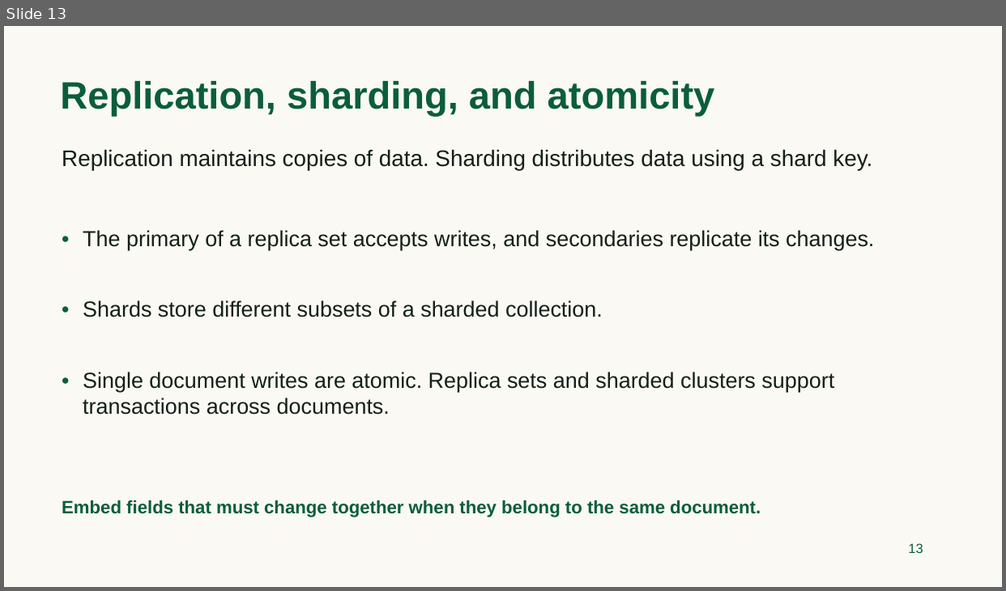
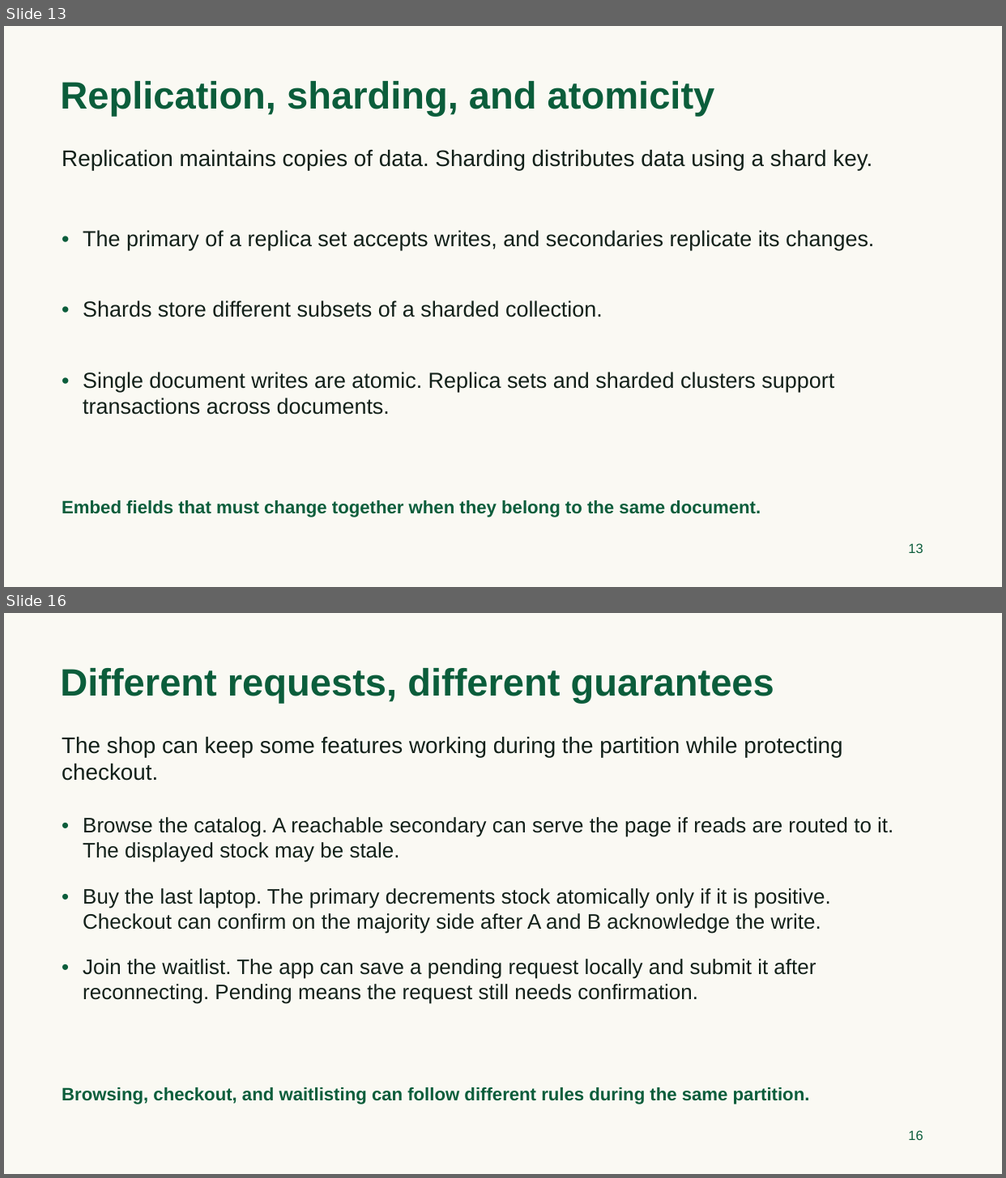
Before and after one commit to TeachingOW/DBMS-F26, a slide deck: lectures/14_MongoDB.pptx. Shown one above the other, each under a label of ours: slide 13 before the commit, slides 13 and 16 after it; the slides between them are not shown. The pictures are 1006x591 and 1006x1178 pixels, drawn with LibreOffice and Linux fonts; fonts in the diff are those of the drawing. Boxes give left, top, right and bottom in pixels: in the first picture for what was removed or moved away, otherwise in the second. Text is boxed around its words. In the diff, an @@ line names an element or a change of style, - is before the commit and + after.

```diff
--- a/lectures/14_MongoDB.pptx
+++ b/lectures/14_MongoDB.pptx
@@ slide 16 added at box(4, 613, 1002, 1174), background #FAF9F3 @@
@@ text added at box(60, 668, 774, 704), 36.8 pt, text #0B5D3B, bold @@
+Different requests, different guarantees
@@ text added at box(62, 736, 842, 781), 21.8 pt, text #122019 @@
+The shop can keep some features working during the partition while protecting checkout.
@@ text added at box(62, 812, 78, 835), 20.2 pt, text #0B5D3B @@
+•
@@ text added at box(83, 817, 893, 862), 20.2 pt, text #122019 @@
+Browse the catalog. A reachable secondary can serve the page if reads are routed to it. The displayed stock may be stale.
@@ text added at box(62, 883, 78, 905), 20.2 pt, text #0B5D3B @@
+•
@@ text added at box(83, 888, 831, 934), 20.2 pt, text #122019 @@
+Buy the last laptop. The primary decrements stock atomically only if it is positive. Checkout can confirm on the majority side after A and B acknowledge the write.
@@ text added at box(62, 954, 78, 976), 20.2 pt, text #0B5D3B @@
+•
@@ text added at box(83, 959, 816, 1004), 20.2 pt, text #122019 @@
+Join the waitlist. The app can save a pending request locally and submit it after reconnecting. Pending means the request still needs confirmation.
@@ text added at box(62, 1088, 810, 1105), 17.2 pt, text #0B5D3B, bold @@
+Browsing, checkout, and waitlisting can follow different rules during the same partition.
@@ text added at box(908, 1131, 923, 1140), 12.8 pt, text #0B5D3B @@
+16
```
Also in this commit, not shown: 4 other slides added, 1 other file.
